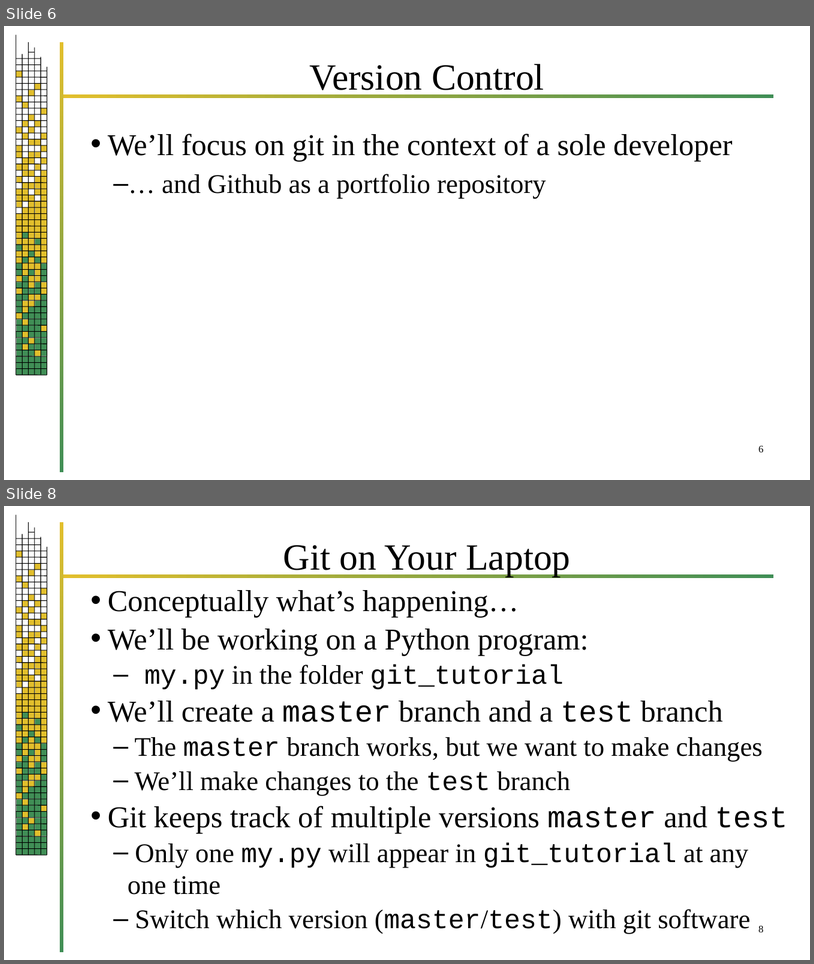
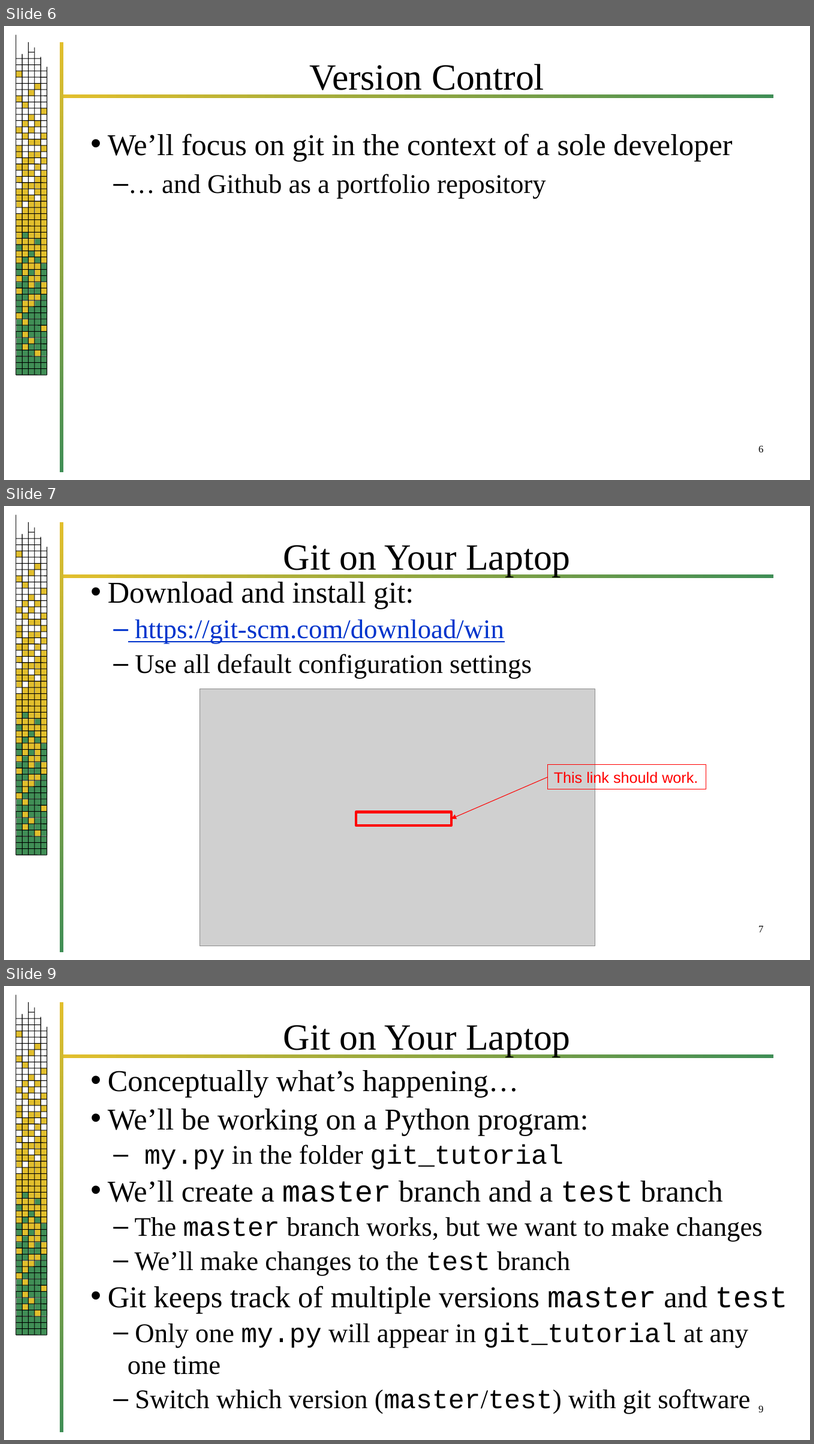
Before and after one commit to jrb28/git, a slide deck: 26bGit.pptx. Shown one above the other, each under a label of ours: slides 6 and 8 before the commit, slides 6, 7 and 9 after it; the slides between them are not shown. The pictures are 814x964 and 814x1444 pixels, drawn with LibreOffice and Linux fonts; fonts in the diff are those of the drawing; grey boxes stand for pictures; background and template pictures are left out. Boxes give left, top, right and bottom in pixels: in the first picture for what was removed or moved away, otherwise in the second. Text is boxed around its words. In the diff, an @@ line names an element or a change of style, - is before the commit and + after.

```diff
--- a/26bGit.pptx
+++ b/26bGit.pptx
@@ slide 7 added at <box>4,506,810,960</box>, background #FFFFFF; not listed: 220 template elements that a slide beside it also shows @@
@@ title added at <box>284,545,570,577</box>, 44 pt, text #000000 @@
+Git on Your Laptop
@@ text added at <box>108,582,532,679</box>, 32 pt, text #000000 @@
+• Download and install git:
+  – https://git-scm.com/download/win
+  – Use all default configuration settings
@@ picture added at <box>200,688,596,946</box> @@
@@ rectangle added at <box>548,765,707,789</box>, outline #FF0000 0.75 pt, 18 pt, text #FF0000 @@
+This link should work.
@@ arrow added from (548, 777) to (452, 819), #FF0000 0.75 pt @@
@@ rectangle added at <box>356,812,451,825</box>, outline #FF0000 3 pt @@
@@ page number added at <box>759,925,764,932</box>, 12 pt, text #000000 @@
+7
@@ what was slide 8 is now slide 9 @@
@@ page number at <box>759,1405,764,1412</box>: text changed @@
-8
+9
```
Also in this commit, not shown: 1 slide changed.
